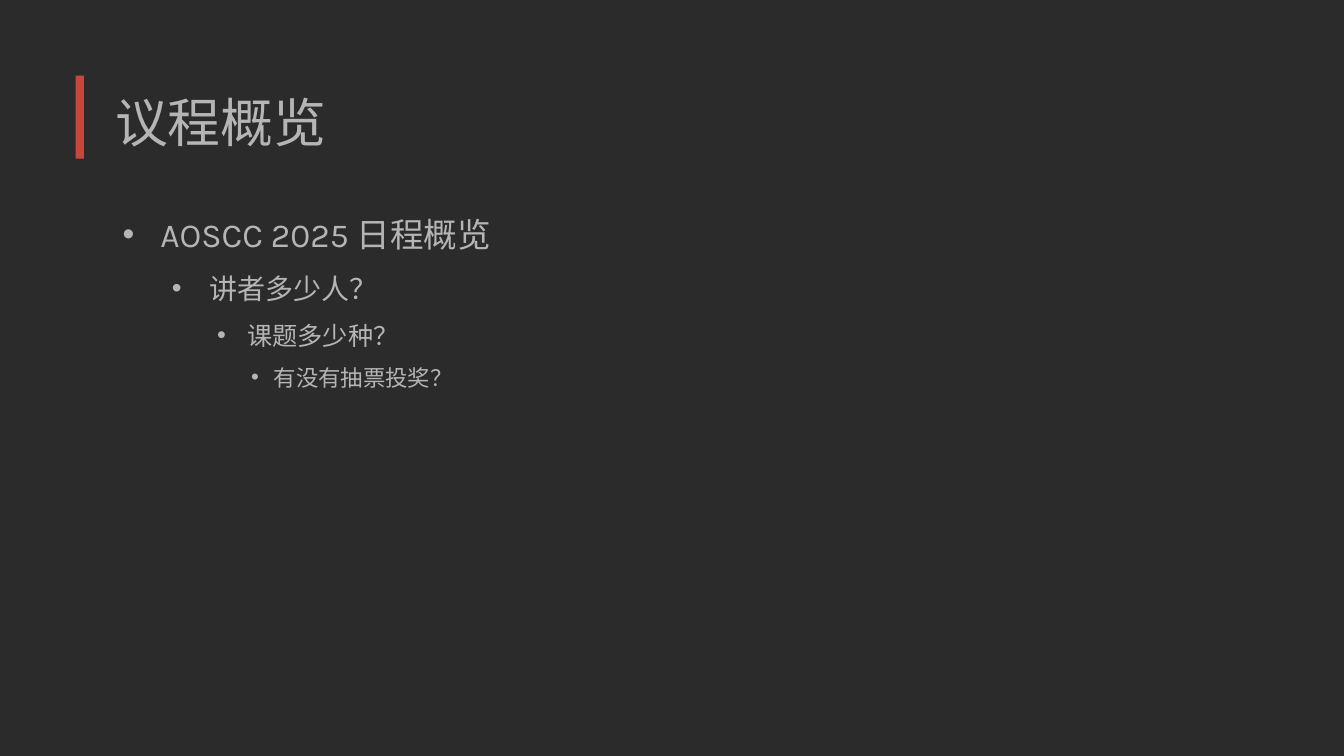
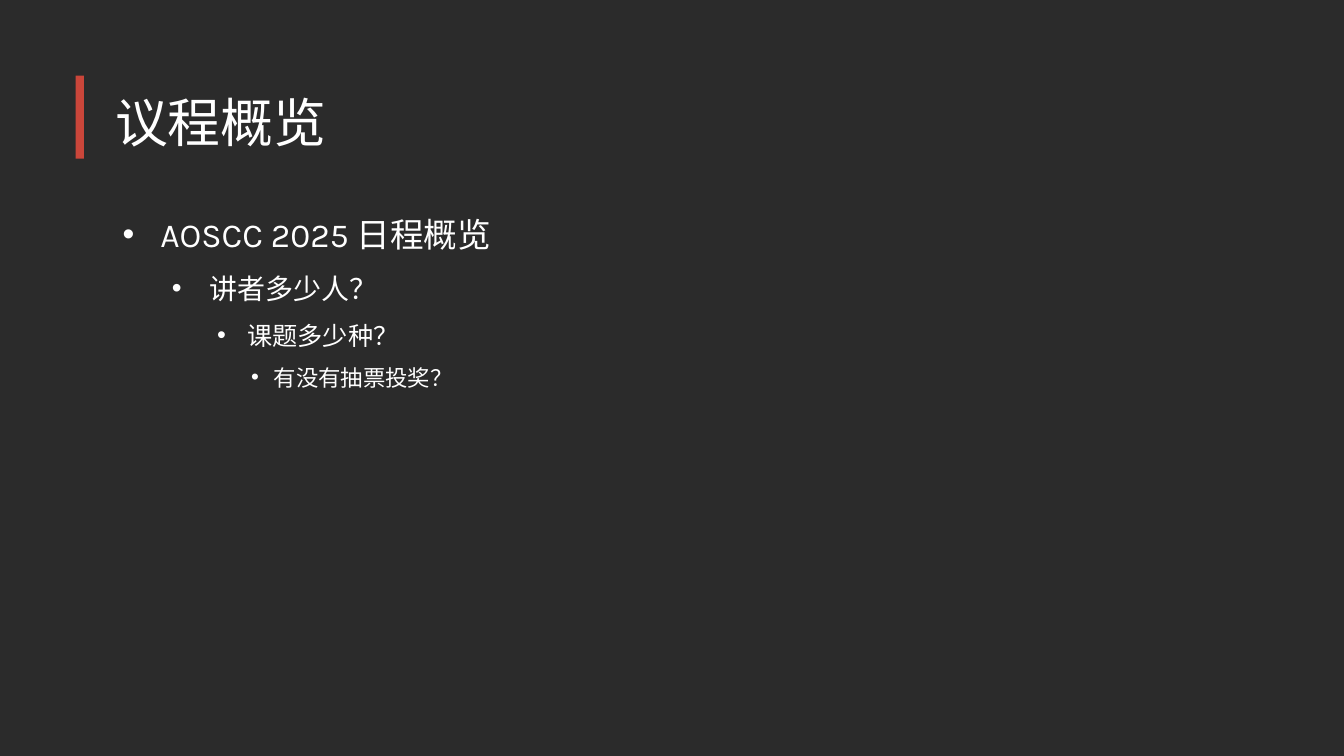
Before and after one commit to AOSC-Dev/aoscc, a slide deck: slide 2 of 2025/templates/aoscc-2025-template-v1.pptx. Drawn at 1344x756 pixels with LibreOffice and Linux fonts; fonts in the diff are those of the drawing; background and template pictures are left out; a plain dark background stands for a picture behind light text. Boxes give left, top, right and bottom in pixels: in the first picture for what was removed or moved away, otherwise in the second. Text is boxed around its words. In the diff, an @@ line names an element or a change of style, - is before the commit and + after.

Commit message:
fix(2025/templates): improve colour scheme

```diff
--- a/2025/templates/aoscc-2025-template-v1.pptx
+++ b/2025/templates/aoscc-2025-template-v1.pptx
@@ title "议程概览" at box(115, 97, 326, 147): text colour #B5B5B5 to #FFFFFF @@
@@ text "AOSCC 2025 日程概览" at box(160, 218, 491, 388): text colour #B5B5B5 to #FFFFFF @@
```
Also in this commit, not shown: 2 other slides changed.
